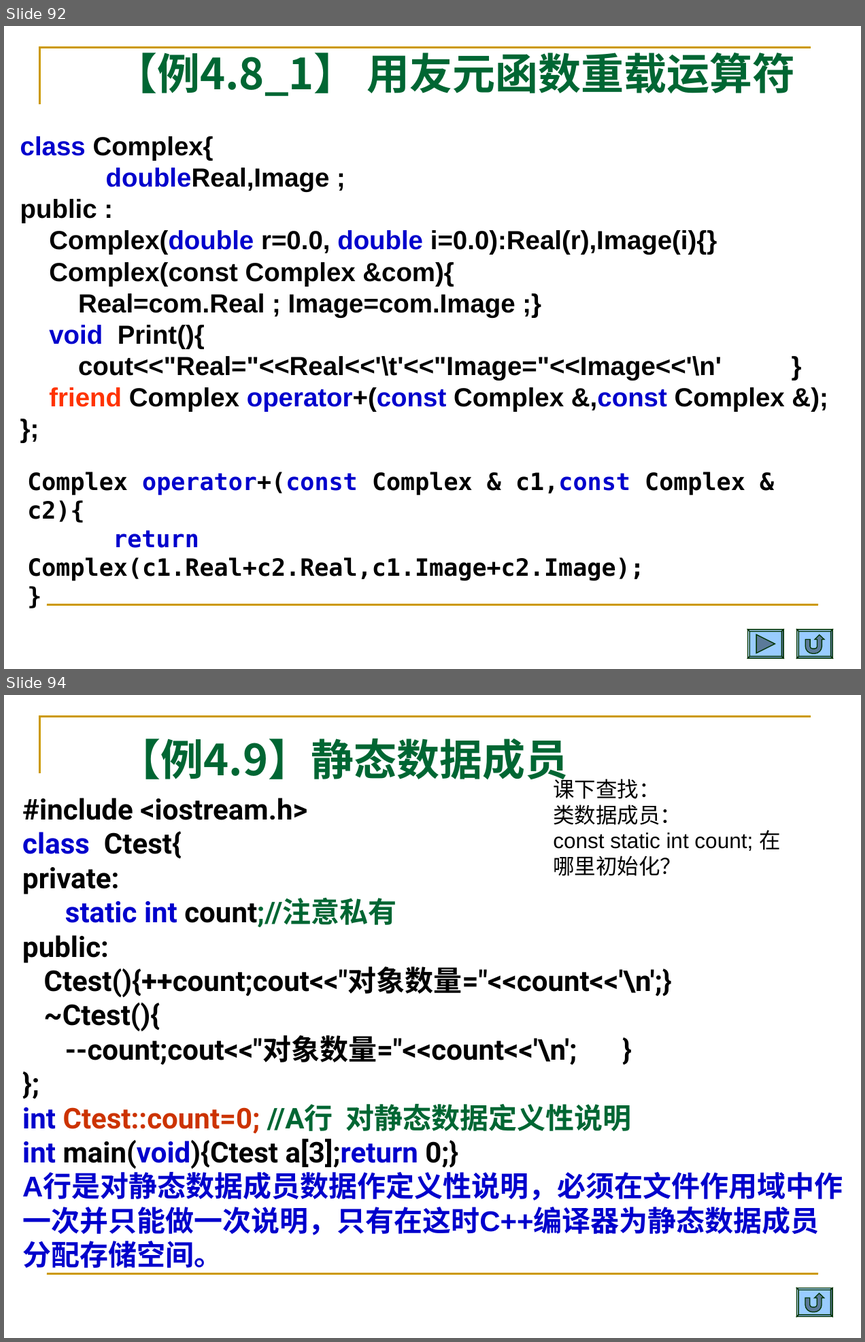
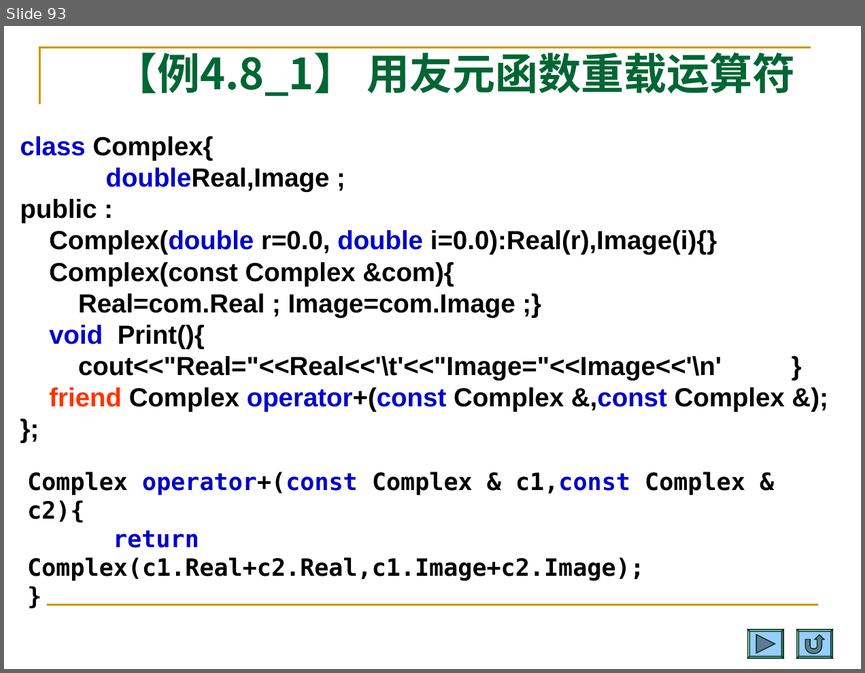
Before and after one commit to Changhe160/Changhe160.github.io, a slide deck: teachingRes/Cplusplus/unit04类与对象.ppt. Shown one above the other, each under a label of ours: slides 92 and 94 before the commit, slide 93 after it; the slides between them are not shown. The pictures are 865x1342 and 865x673 pixels, drawn with LibreOffice and Linux fonts; fonts in the diff are those of the drawing. Boxes give left, top, right and bottom in pixels: in the first picture for what was removed or moved away, otherwise in the second. Text is boxed around its words. In the diff, an @@ line names an element or a change of style, - is before the commit and + after.

```diff
--- a/teachingRes/Cplusplus/unit04类与对象.ppt
+++ b/teachingRes/Cplusplus/unit04类与对象.ppt
@@ slide 94 removed at [4,695,861,1338], background #FFFFFF; not listed: 2 template elements that a slide beside it also shows @@
@@ title removed at [118,738,568,786] @@
-【例4.9】静态数据成员
@@ text removed at [553,775,781,876] @@
-课下查找：
-类数据成员：
-const static int count; 在哪里初始化？
@@ text removed at [22,798,842,1268] @@
-#include <iostream.h>
-class Ctest{
-private:
-static int count;//注意私有
-public:
-Ctest(){++count;cout<<"对象数量="<<count<<'\n';}
-~Ctest(){
---count;cout<<"对象数量="<<count<<'\n'; }
-};
-int Ctest::count=0; //A行 对静态数据定义性说明
-int main(void){Ctest a[3];return 0;}
-A行是对静态数据成员数据作定义性说明，必须在文件作用域中作一次并只能做一次说明，只有在这时C++编译器为静态数据成员分配存储空间。
@@ freeform shape removed at [797,1288,832,1317] @@
@@ what was slide 92 is now slide 93 @@
```
Also in this commit, not shown: 10 slides changed, 2 slides added, 1 other file.
